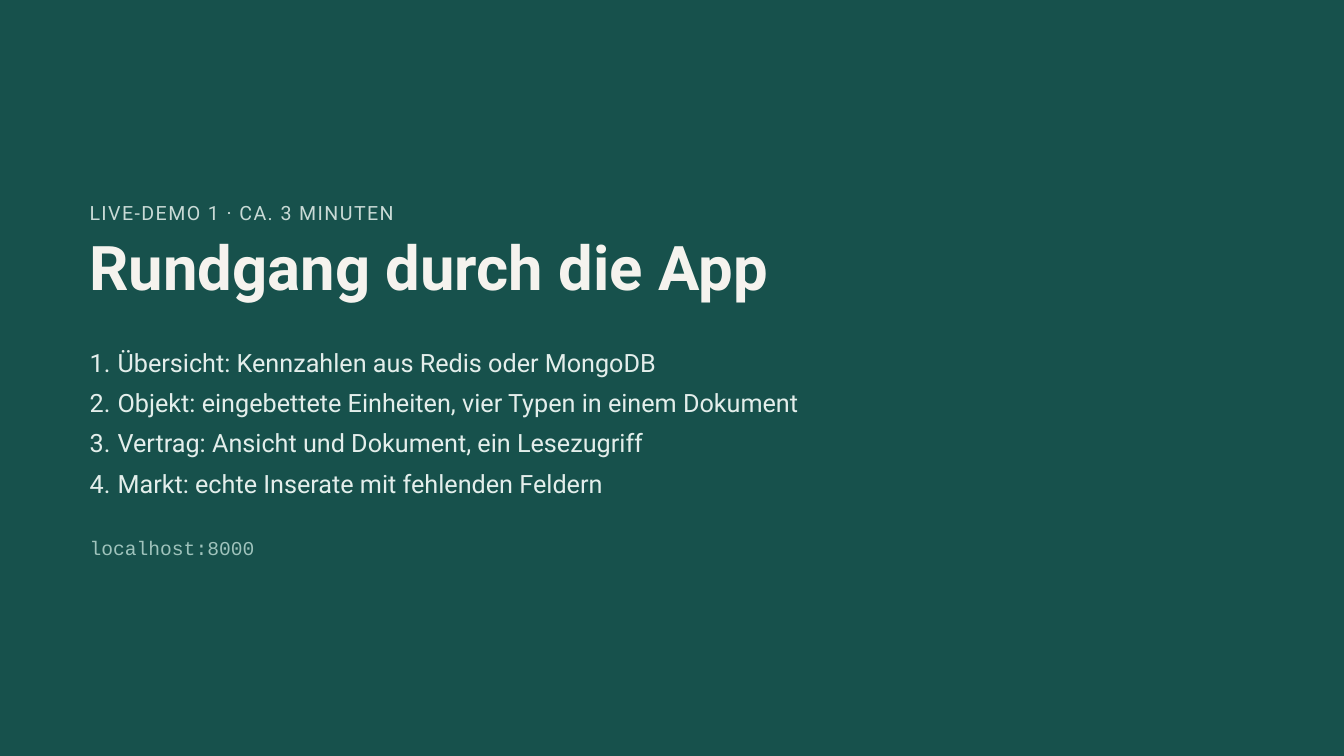
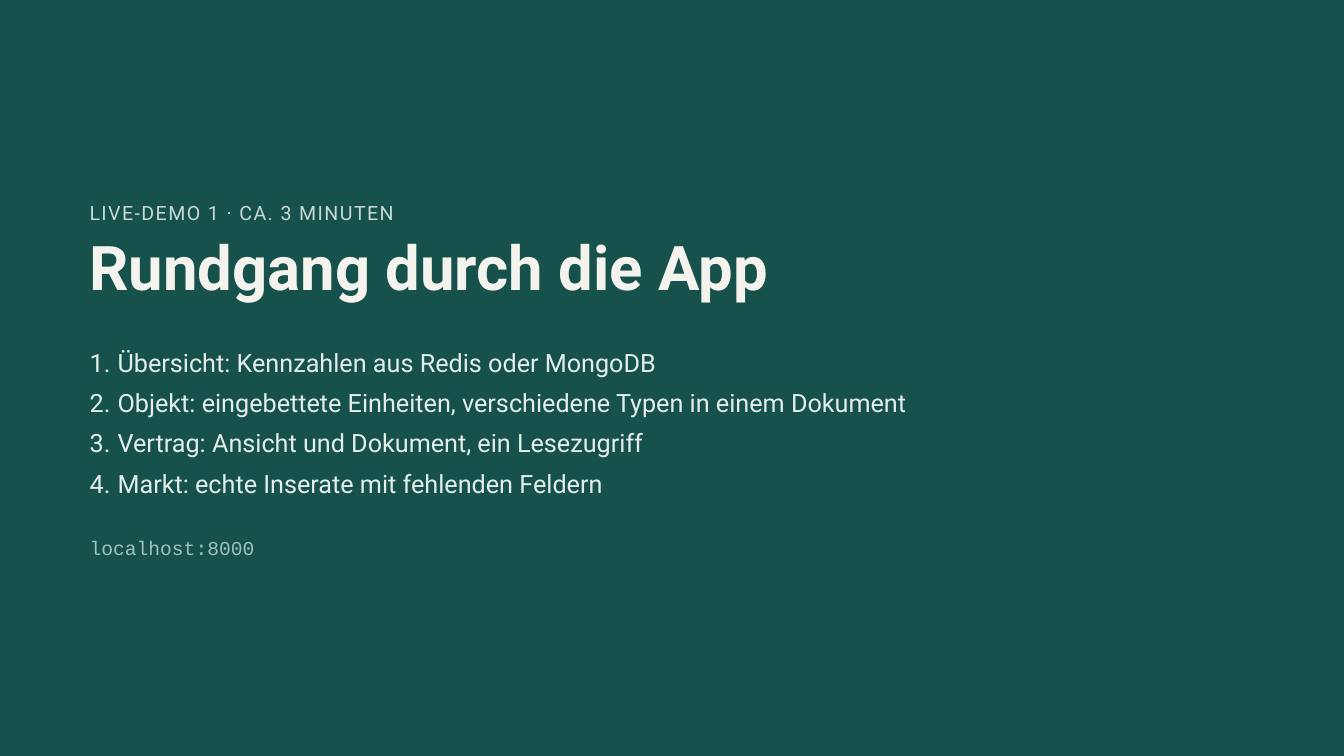
Before and after one commit to Jiyoo46/nosql-mietverwaltung, a slide deck: slide 6 of Mietverwaltung mit MongoDB und Redis.pptx. Drawn at 1344x756 pixels with LibreOffice and Linux fonts; fonts in the diff are those of the drawing. Boxes give left, top, right and bottom in pixels: in the first picture for what was removed or moved away, otherwise in the second. Text is boxed around its words. In the diff, an @@ line names an element or a change of style, - is before the commit and + after.

```diff
--- a/Mietverwaltung mit MongoDB und Redis.pptx
+++ b/Mietverwaltung mit MongoDB und Redis.pptx
@@ text at [118,393,906,418]: text changed @@
-2. Objekt: eingebettete Einheiten, vier Typen in einem Dokument
+2. Objekt: eingebettete Einheiten, verschiedene Typen in einem Dokument
```
